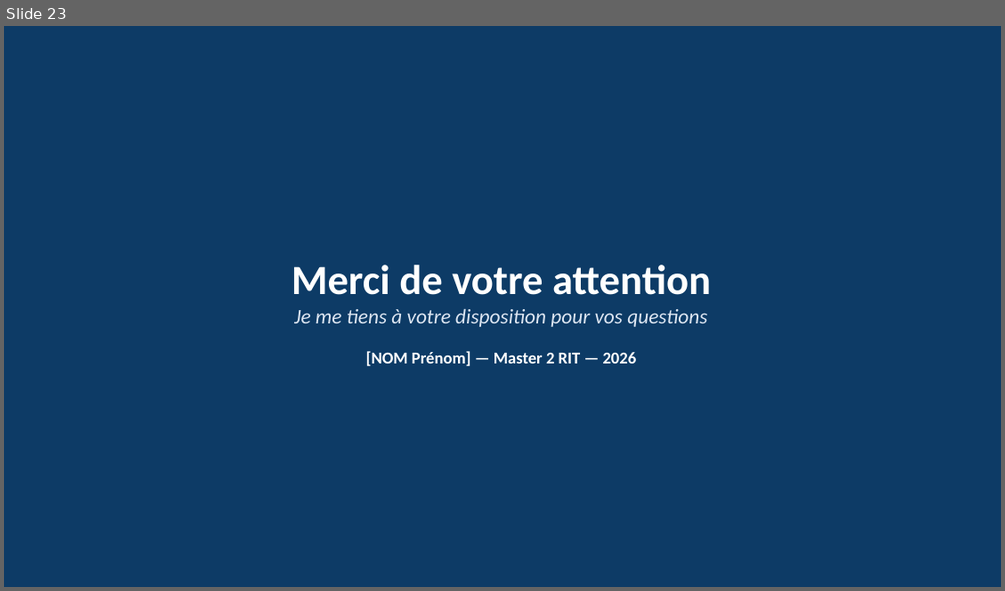
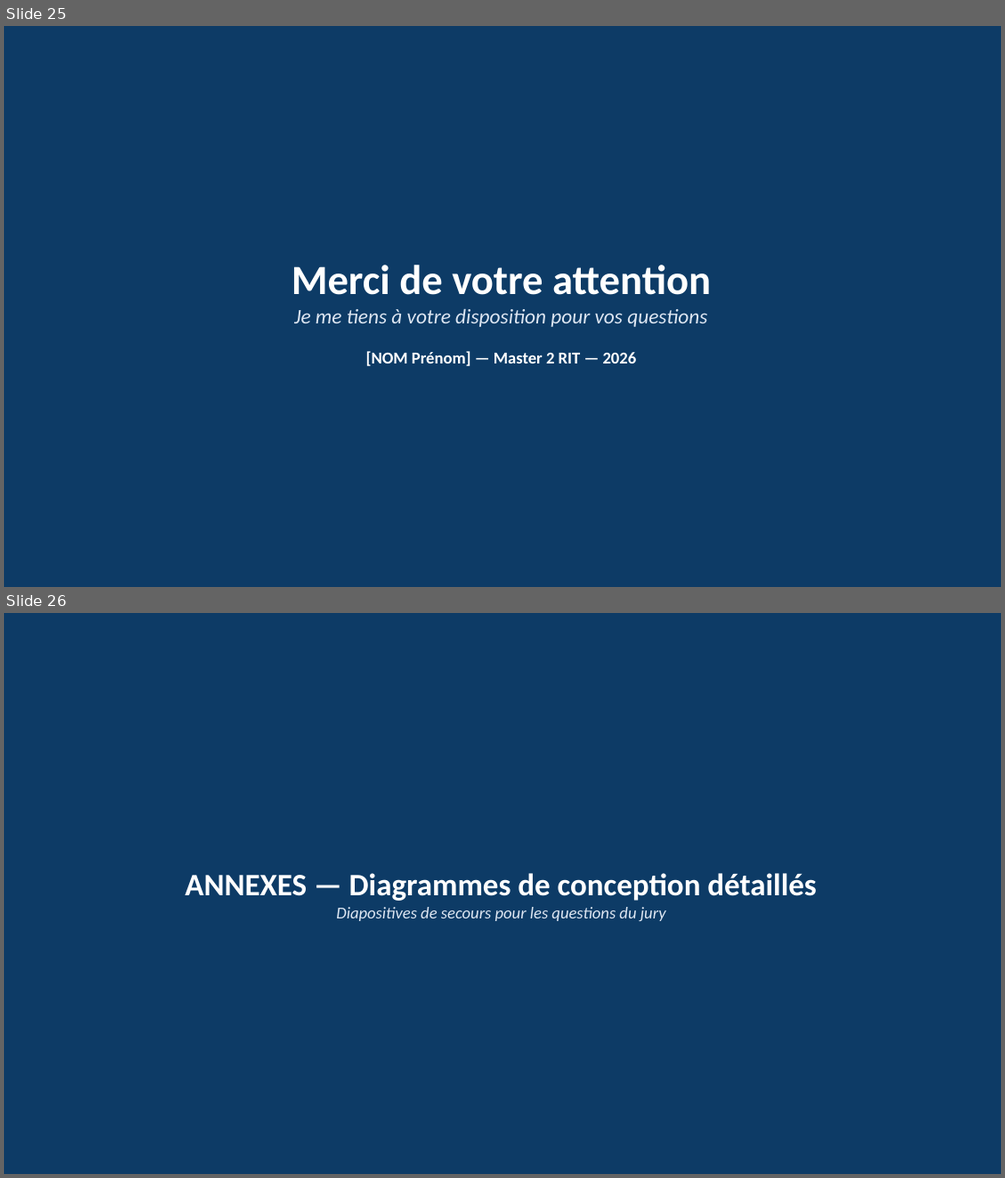
Before and after one commit to esperanceykouassi-bit/Supervision-reseau, a slide deck: soutenance/presentation-projet.pptx. Shown one above the other, each under a label of ours: slide 23 before the commit, slides 25 and 26 after it. The pictures are 1005x591 and 1005x1178 pixels, drawn with LibreOffice and Linux fonts; fonts in the diff are those of the drawing. Boxes give left, top, right and bottom in pixels: in the first picture for what was removed or moved away, otherwise in the second. Text is boxed around its words. In the diff, an @@ line names an element or a change of style, - is before the commit and + after.

```diff
--- a/soutenance/presentation-projet.pptx
+++ b/soutenance/presentation-projet.pptx
@@ slide 26 added at (4,613,1001,1174), background #0D3B66 @@
@@ text added at (185,873,816,921), 16 pt, text #DDE6F2, italic @@
+ANNEXES — Diagrammes de conception détaillés
+Diapositives de secours pour les questions du jury
@@ what was slide 23 is now slide 25 @@
```
Also in this commit, not shown: 1 slide changed, 10 other slides added, 19 other files.
